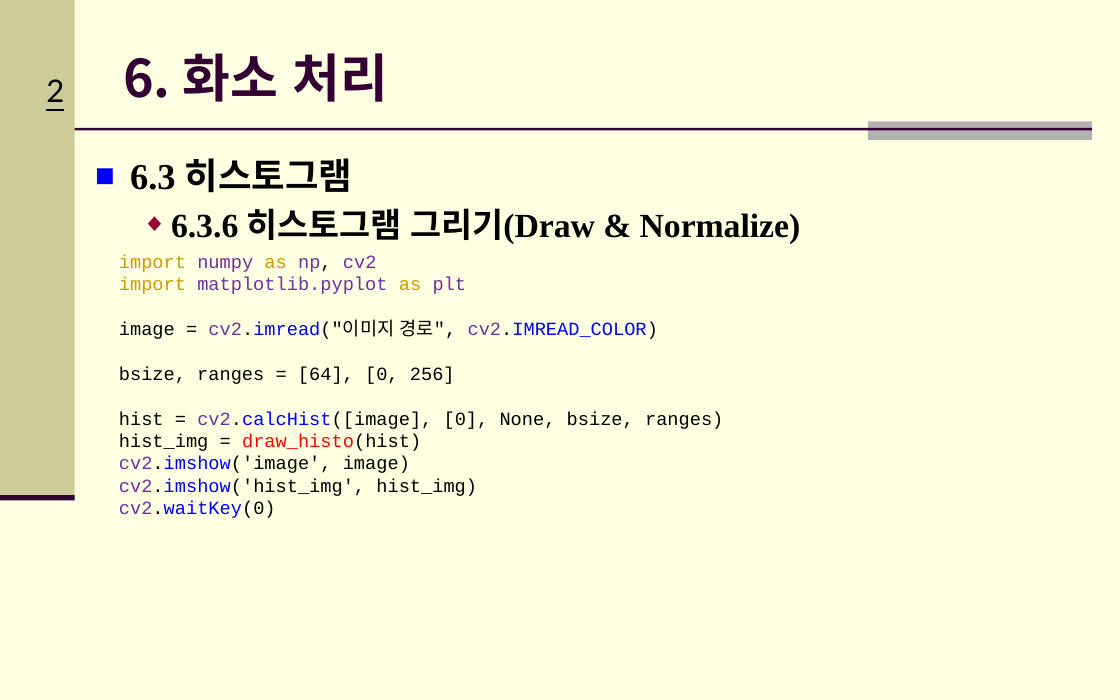
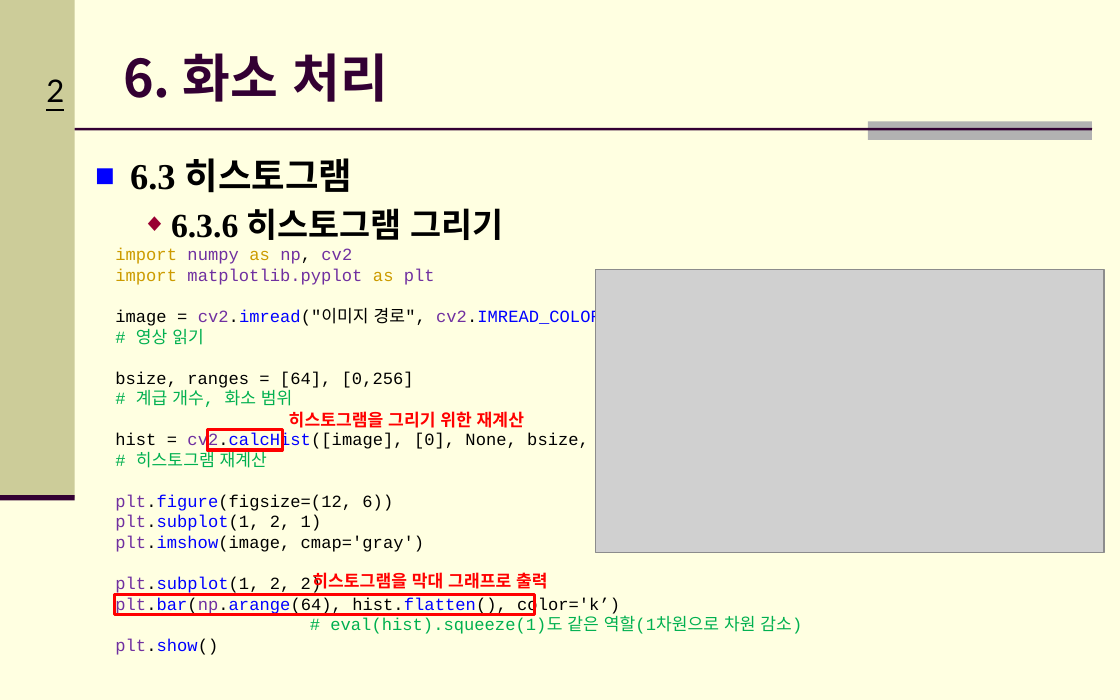
Before and after one commit to Hitbee-dev/OpenCV-Python, a slide deck: slide 2 of 2022-11-08/documents/CH_06 화소 처리.pptx. Drawn at 1120x700 pixels with LibreOffice and Linux fonts; fonts in the diff are those of the drawing; grey boxes stand for pictures; background and template pictures are left out. Boxes give left, top, right and bottom in pixels: in the first picture for what was removed or moved away, otherwise in the second. Text is boxed around its words. In the diff, an @@ line names an element or a change of style, - is before the commit and + after.

```diff
--- a/2022-11-08/documents/CH_06 화소 처리.pptx
+++ b/2022-11-08/documents/CH_06 화소 처리.pptx
@@ text at box(171, 208, 504, 240): text changed @@
-  ◆ 6.3.6 히스토그램 그리기(Draw & Normalize)
+  ◆ 6.3.6 히스토그램 그리기
@@ text at box(115, 248, 611, 451): size 12 to 11 pt in "import numpy as np, cv2", "import matplotlib.pyplot as plt", "image = cv2.imread("이미지 경로", cv2.IMREAD_COLOR)", "hist = cv2.calcHist([image], [0], None, bsize, ranges)" @@
@@ picture added at box(595, 270, 1103, 552) @@
@@ text at box(115, 325, 414, 407): text changed; size 12 to 11 pt @@
-bsize, ranges = [64], [0, 256]
+# 영상 읽기
+bsize, ranges = [64], [0,256]
+# 계급 개수, 화소 범위
@@ text added at box(289, 411, 524, 428), 11 pt, text #FF0000, bold @@
+히스토그램을 그리기 위한 재계산
@@ text at box(115, 448, 802, 655): text changed; size 12 to 11 pt @@
-hist_img = draw_histo(hist)
-cv2.imshow('image', image)
-cv2.imshow('hist_img', hist_img)
-cv2.waitKey(0)
+# 히스토그램 재계산
+plt.figure(figsize=(12, 6))
+plt.subplot(1, 2, 1)
+plt.imshow(image, cmap='gray')
+plt.subplot(1, 2, 2)
+plt.bar(np.arange(64), hist.flatten(), color='k’)
+# eval(hist).squeeze(1)도 같은 역할(1차원으로 차원 감소)
+plt.show()
@@ rectangle added at box(207, 429, 282, 449), outline #FF0000 2 pt @@
@@ rectangle added at box(114, 594, 534, 614), outline #FF0000 2 pt @@
@@ text added at box(312, 572, 548, 593), 11 pt, text #FF0000, bold @@
+히스토그램을 막대 그래프로 출력
```
Also in this commit, not shown: 1 other slide changed, 3 slides added, 6 slides removed, 5 other files.
